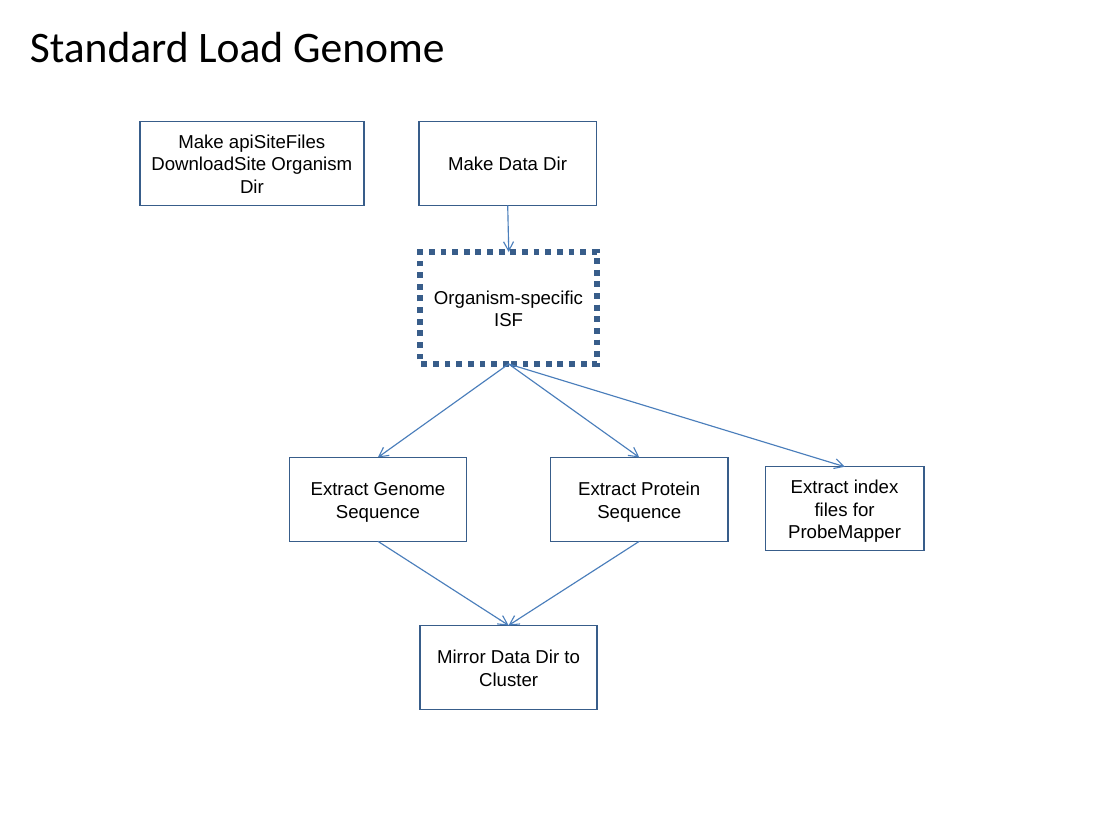
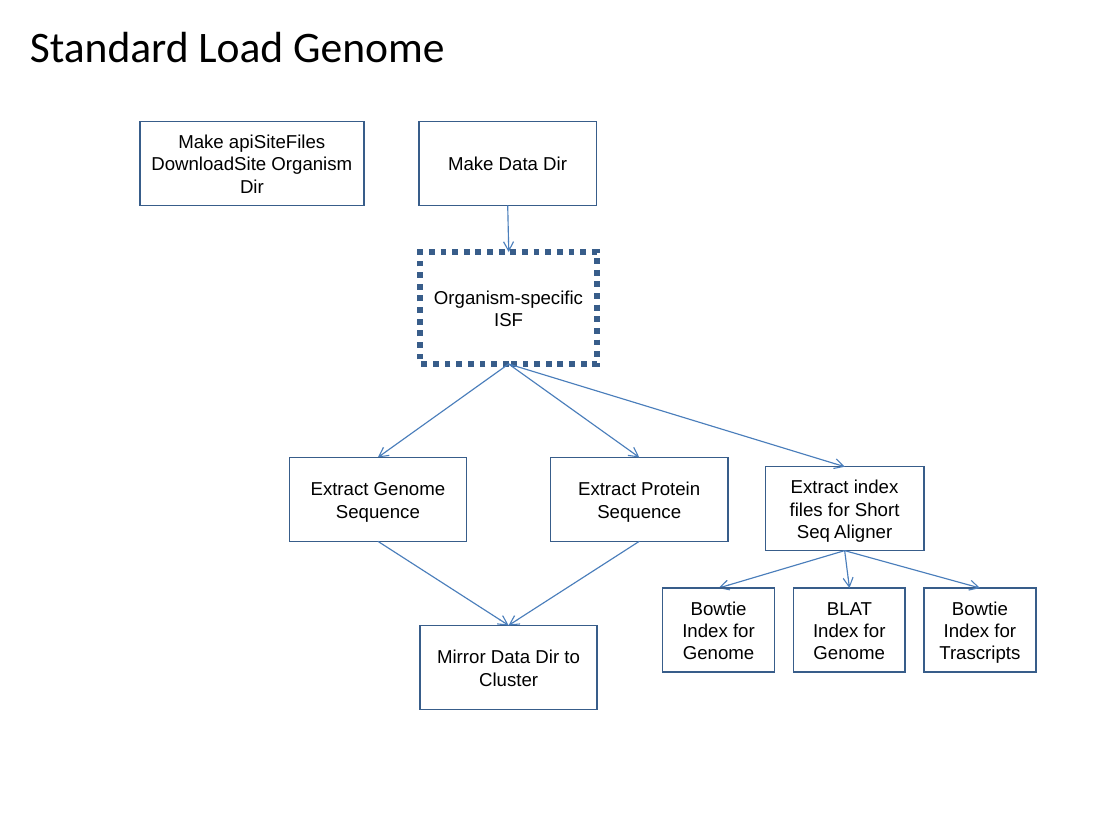
Before and after one commit to VEuPathDB/ApiCommonWorkflow, a slide deck: slide 5 of Main/doc/IntegratedWorkflow.ppt. Drawn at 1120x840 pixels with LibreOffice and Linux fonts; fonts in the diff are those of the drawing. Boxes give left, top, right and bottom in pixels: in the first picture for what was removed or moved away, otherwise in the second. Text is boxed around its words. In the diff, an @@ line names an element or a change of style, - is before the commit and + after.

```diff
--- a/Main/doc/IntegratedWorkflow.ppt
+++ b/Main/doc/IntegratedWorkflow.ppt
@@ text in rectangle at (790, 479, 900, 542): text changed @@
-Extract index files for ProbeMapper
+Extract index files for Short Seq Aligner
@@ arrow added from (844, 551) to (719, 588), #4A7EBB 0.74 pt @@
@@ arrow added from (844, 551) to (849, 588), #4A7EBB 0.74 pt @@
@@ arrow added from (844, 551) to (980, 588), #4A7EBB 0.74 pt @@
@@ rectangle added at (663, 588, 775, 672), outline #385D8A 0.99 pt, 12 pt, text #000000 @@
+Bowtie Index for Genome
@@ rectangle added at (793, 588, 905, 672), outline #385D8A 0.99 pt, 12 pt, text #000000 @@
+BLAT Index for Genome
@@ rectangle added at (924, 588, 1036, 672), outline #385D8A 0.99 pt, 12 pt, text #000000 @@
+Bowtie Index for Trascripts
```
Also in this commit, not shown: 2 other slides changed.
